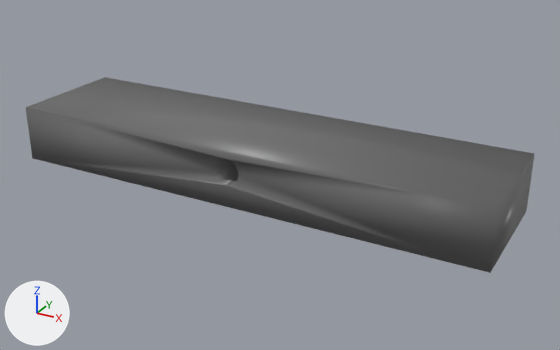
One commit to the OBJ model phoebe_mujoco_config/description/assets/full/rocker.obj: the scene before it, then after it.
Before and after are seen from a 50 mm lens placed at (0.342, -0.585, 0.277), pointed at (0.019, 0.003, -0.016). The lights are fixed; the arrows at lower left show +X, +Y and +Z. The picture after the commit comes second. Where no turn or scale is listed for an object, it has been applied to the vertices. Vertices at exactly the same position are counted once.

In view in the first picture: 'rocker'.
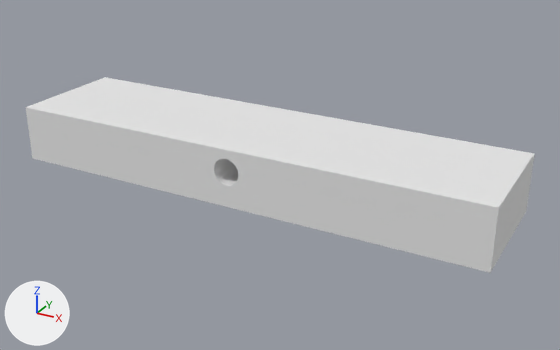
Edits to the bpy script that builds the scene:
```text
Add mat_mtl_m6:
    mat_mtl_m6 = principled_material('mtl_m6')
    mat_mtl_m6.base_color = (0.8, 0.8, 0.8)  # white #e7e7e7
    mat_mtl_m6.roughness = 1.0
Change me_rocker:
    where me_rocker.from_pydata(...)  # 80 vertices, 160 faces; spans x -0.236..0.236, y -0.06..0.06, z -0.028..0.028
    used by ob_rocker; location = (0.0, 0.0, 0.0)
    remove me_rocker.materials.append(mat_new_mat_color_006)  # dark grey #6c6c6c
    me_rocker part 1: all faces are now shaded flat (160 of 160 changed)
    add me_rocker.materials.append(mat_mtl_m6)  # white #e7e7e7
```

Changed parts and their boxes [x1, y1, x2, y2] in the pictures (560 x 350 px):
'rocker', recoloured, shading changed (dark grey to white)
    both: [25, 77, 534, 273]
